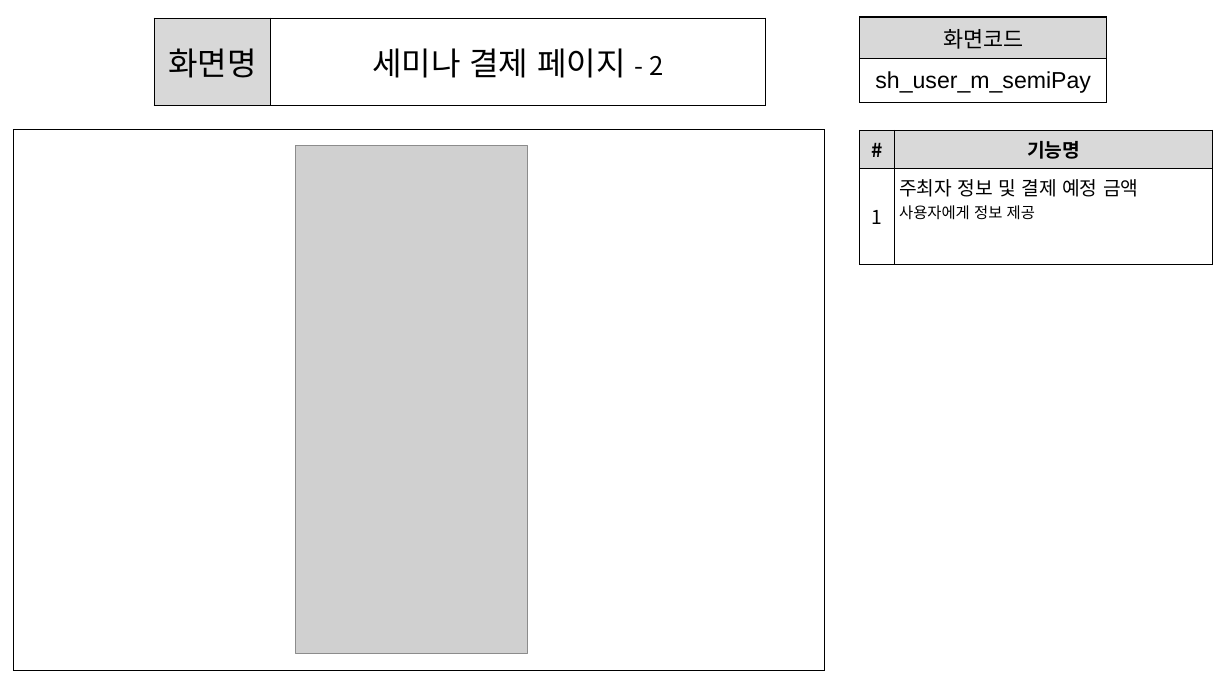
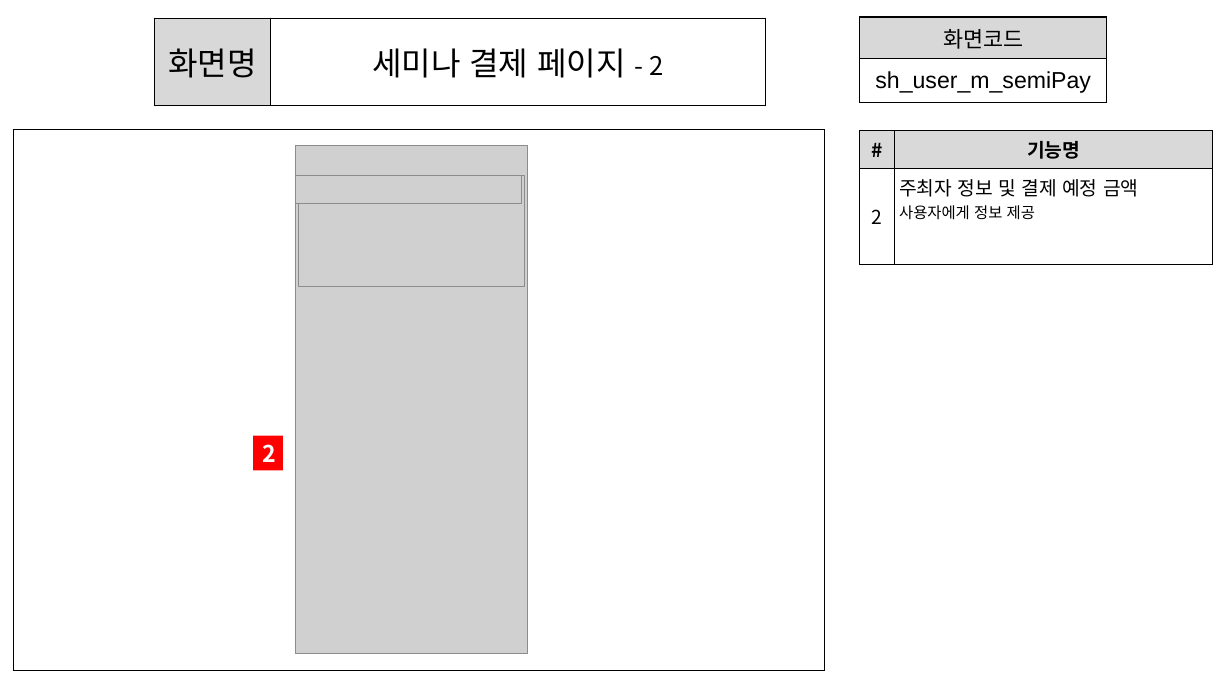
Before and after one commit to ezenteam2/e-Zone, a slide deck: slide 25 of 0 발표용 파워포인트/0403 1차발표/0403 project05 - 파워포인트 - 서희.pptx. Drawn at 1232x693 pixels with LibreOffice and Linux fonts; fonts in the diff are those of the drawing; grey boxes stand for pictures. Boxes give left, top, right and bottom in pixels: in the first picture for what was removed or moved away, otherwise in the second. Text is boxed around its words. In the diff, an @@ line names an element or a change of style, - is before the commit and + after.

```diff
--- a/0 발표용 파워포인트/0403 1차발표/0403 project05 - 파워포인트 - 서희.pptx
+++ b/0 발표용 파워포인트/0403 1차발표/0403 project05 - 파워포인트 - 서희.pptx
@@ table at (x1=860, y1=130, x2=1213, y2=264) @@
-row 2, column 1: 1
+row 2, column 1: 2
@@ picture added at (x1=296, y1=176, x2=521, y2=204) @@
@@ picture added at (x1=299, y1=176, x2=525, y2=287) @@
@@ picture added at (x1=304, y1=176, x2=522, y2=279) @@
@@ rectangle added at (x1=253, y1=435, x2=283, y2=470), fill #FF0000, 18 pt, text #FFFFFF, bold @@
+2
```
Also in this commit, not shown: 28 other slides changed, 1 other file.
